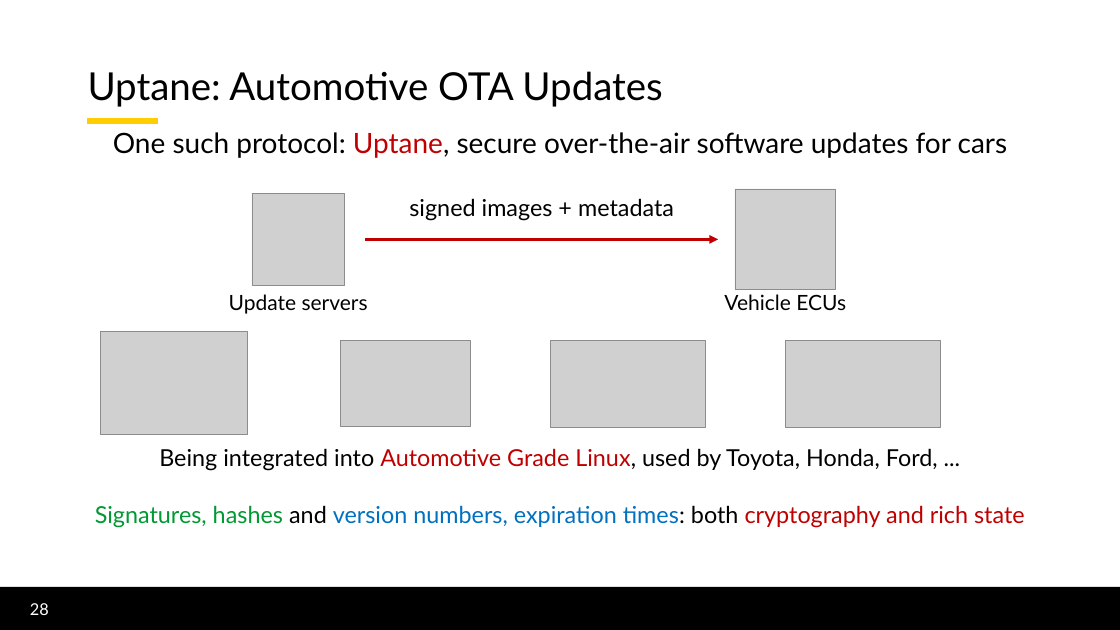
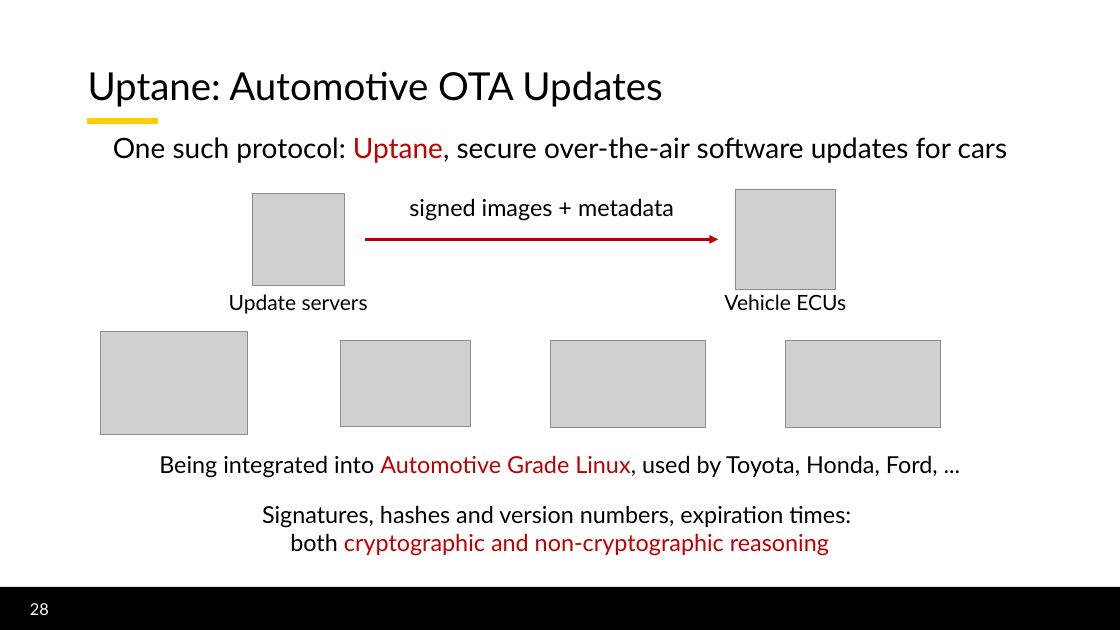
Before and after one commit to lorchrob/thesis_proposal_slides, a slide deck: slide 28 of slides.pptx. Drawn at 1120x630 pixels with LibreOffice and Linux fonts; fonts in the diff are those of the drawing; grey boxes stand for pictures; background and template pictures are left out. Boxes give left, top, right and bottom in pixels: in the first picture for what was removed or moved away, otherwise in the second. Text is boxed around its words. In the diff, an @@ line names an element or a change of style, - is before the commit and + after.

```diff
--- a/slides.pptx
+++ b/slides.pptx
@@ text "One such protocol: Uptane, secure ...": place and size @@
-text "One such protocol: Uptane, secure ..." at [113, 132, 1007, 158]
+text "One such protocol: Uptane, secure ..." at [113, 137, 1007, 163]
@@ text "Being integrated into Automotive Grade ...": place and size @@
-text "Being integrated into Automotive Grade ..." at [159, 448, 938, 471]
+text "Being integrated into Automotive Grade ..." at [159, 455, 938, 478]
@@ text at [262, 505, 851, 556]: text changed; text colour #0070C0 to #000000 @@
-Signatures, hashes and version numbers, expiration times: both cryptography and rich state
+Signatures, hashes and version numbers, expiration times:
+both cryptographic and non-cryptographic reasoning
```
Also in this commit, not shown: 42 other slides changed.
